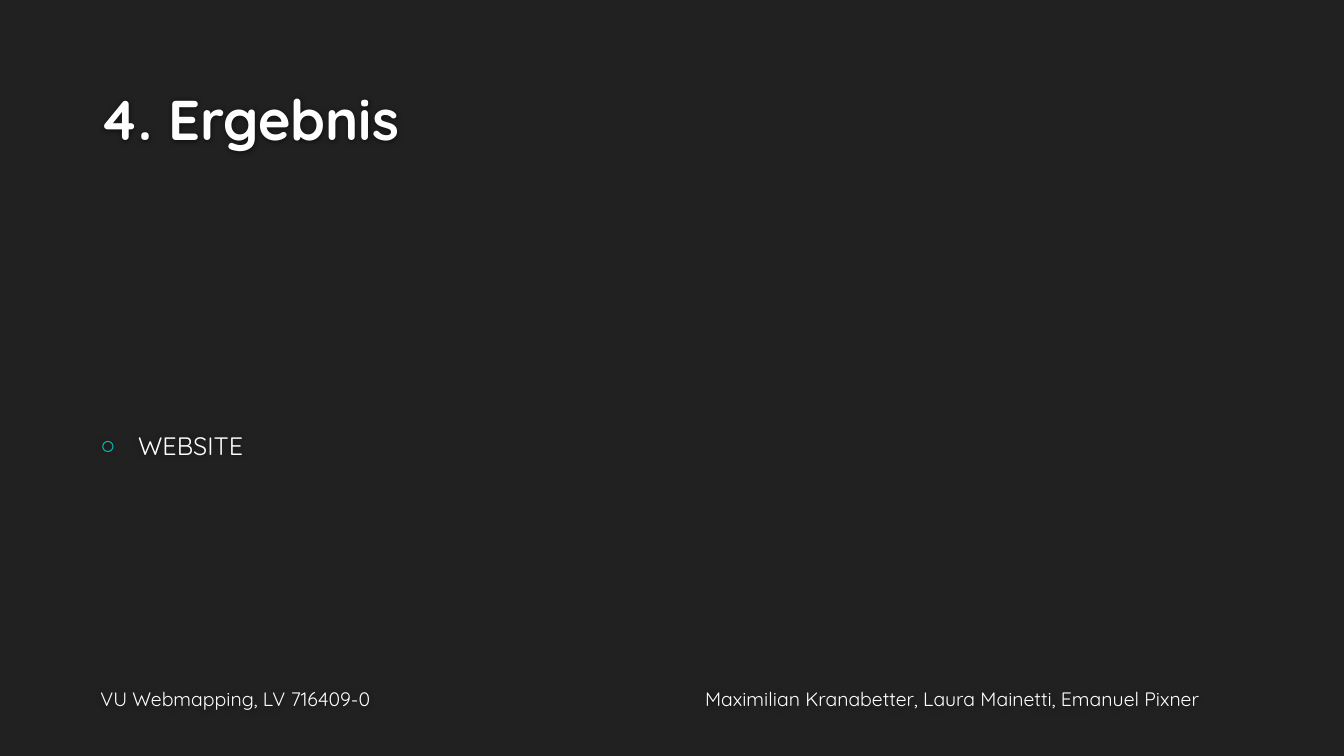
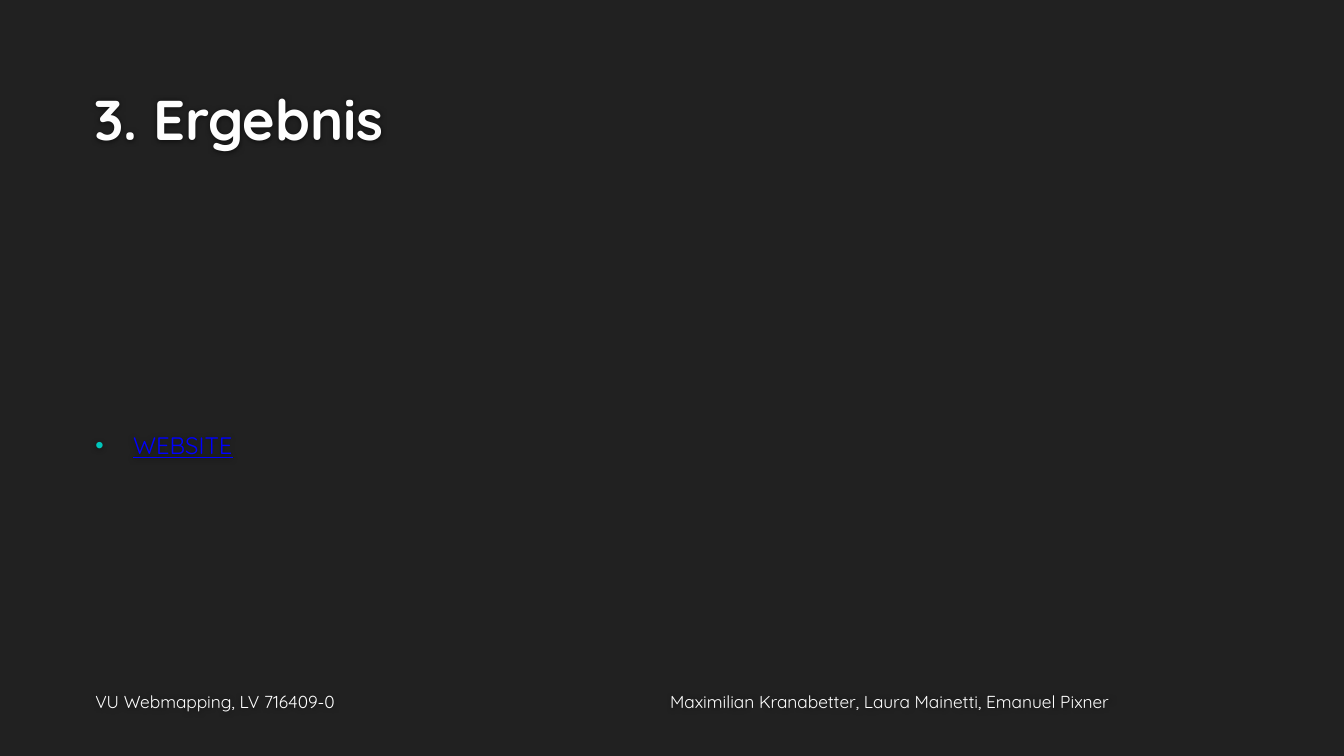
Before and after one commit to lauraMaxPixi/lauraMaxPixi.github.io, a slide deck: slide 4 of präsentation.pptx (slide 5 before the commit). Drawn at 1344x756 pixels with LibreOffice and Linux fonts; fonts in the diff are those of the drawing; background and template pictures are left out. Boxes give left, top, right and bottom in pixels: in the first picture for what was removed or moved away, otherwise in the second. Text is boxed around its words. In the diff, an @@ line names an element or a change of style, - is before the commit and + after.

```diff
--- a/präsentation.pptx
+++ b/präsentation.pptx
@@ title at [94,98,384,151]: text changed @@
-4. Ergebnis
+3. Ergebnis
@@ text "WEBSITE" at [133,437,232,458]: size 18 to 17 pt, text colour #FFFFFF to #0000FF, underline on; bullet ○ to •; less space between paragraphs @@
@@ text "VU Webmapping, LV 716409-0 Maximilian ..." at [95,695,1109,712]: size 13.9 to 12.3 pt; line spacing 1 to 0.8; less space between paragraphs @@
```
Also in this commit, not shown: 4 other slides changed, 1 other file.
